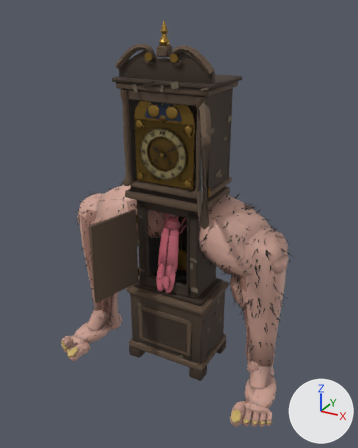
Renders of the glTF model assets/models/entity_clock.glb from each side of a commit.
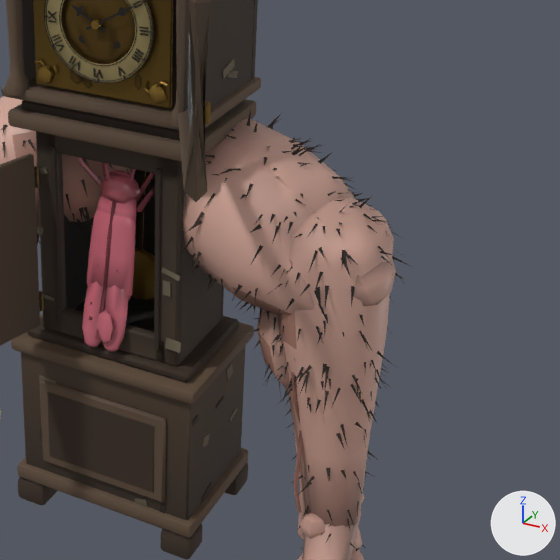
The first picture shows the older version from a 50 mm lens placed at (1.68, -3.03, 2.75), pointed at (0.09, -0.15, 1.31). The close-ups show the older and then the newer version on the part from 34% to 100% of the width and 32% to 85% of the height of that picture. Only the edits that show in the close-ups are written down. Lighting does not change. The marker at lower right points along +X, +Y and +Z. Where no turn or scale is listed for an object, it has been applied to the vertices. Vertices at exactly the same position are counted once.

In view in the first close-up: 'FootL_geo', 'Head_geo', 'HipL_geo', 'HipR_geo', 'Hips_geo', 'HoodDoor_geo', 'KneeL_geo', 'Pendulum_geo', 'Tongue0_geo', 'Tongue1_geo', 'Tongue2_geo', 'TrunkDoor_geo' and 2 more.
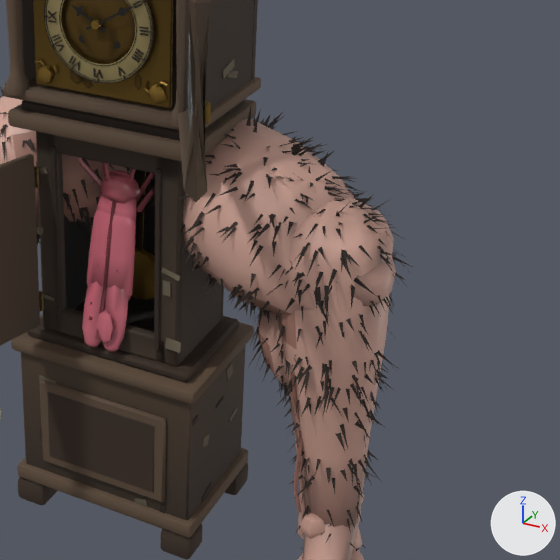
Edits to the bpy script that builds the scene:
```text
Change me_hipl_geo:
    used by ob_hipl_geo; location = (0.276, 0.092, 1.267)
    remove me_hipl_geo.from_pydata(...)  # 1784 vertices, 956 faces; spans x -0.24..0.599, y -0.366..0.269, z -0.384..0.255
    add me_hipl_geo.from_pydata(...)  # 2924 vertices, 1336 faces; spans x -0.258..0.607, y -0.379..0.276, z -0.393..0.288
    me_hipl_geo part 1: the loose piece of 3 vertices spanning x 0.362..0.431, y -0.051..-0.02, z 0.113..0.117 is rebuilt with 3 vertices and now spans x 0.361..0.439, y -0.052..-0.016, z 0.113..0.117
    me_hipl_geo part 2: 475 loose pieces with 1425 vertices, spanning x -0.24..0.599, y -0.366..0.269, z -0.384..0.255, are deleted
    me_hipl_geo part 3: 14 vertices moved within x -0.137..0.547, y -0.257..0.174, z -0.271..0.182; 30 vertices removed from x -0.14..0.569, y -0.316..0.202, z -0.321..0.186; 2595 vertices added at x -0.258..0.607, y -0.379..0.276, z -0.393..0.288
    me_hipl_geo part 4: 230 kept faces spanning x -0.203..0.551, y -0.316..0.22, z -0.323..0.21 get new vertex colours
    other edits to the shape of me_hipl_geo do not show in these pictures
Change me_kneel_geo:
    used by ob_kneel_geo; location = (0.699, -0.05, 1.12)
    remove me_kneel_geo.from_pydata(...)  # 1921 vertices, 1382 faces; spans x -0.282..0.22, y -0.214..0.226, z -1.023..0.276
    add me_kneel_geo.from_pydata(...)  # 2941 vertices, 1722 faces; spans x -0.295..0.227, y -0.228..0.241, z -1.023..0.283
    me_kneel_geo part 5: 1414 vertices moved from x -0.282..0.22, y -0.214..0.226, z -0.979..0.276 to x -0.295..0.227, y -0.221..0.241, z -0.985..0.283; 8 vertices removed from x -0.232..0.044, y -0.028..0.175, z -0.494..-0.332; 1046 vertices added at x -0.29..0.219, y -0.228..0.227, z -0.998..0.249
    me_kneel_geo part 6: 621 kept faces spanning x -0.258..0.227, y -0.217..0.241, z -1.023..0.283 get new vertex colours; the middle colour goes from grey #bcbcbc to grey #bababa
    other edits to the shape of me_kneel_geo do not show in these pictures
```

Location of each change, (x1, y1, x2, y2) in pixels of the close-ups (560 x 560 px; the box of a moved part takes in the faces that stretch with it):
'KneeL_geo', reshaped
    before: (243, 196, 410, 540)
    after: (248, 194, 412, 540)
'HipL_geo', reshaped
    before: (149, 109, 394, 325)
    after: (144, 107, 397, 332)
part 1 of me_hipl_geo, rebuilt
    before: (332, 176, 346, 179)
    after: (332, 176, 355, 179)
part 2 of me_hipl_geo, deleted (mostly hidden)
    before: (149, 109, 394, 325)
part 3 of me_hipl_geo, built on (mostly hidden)
    before: (282, 138, 311, 260)
    after: (144, 107, 397, 332)
part 4 of me_hipl_geo, edited (looks the same)
    both: (183, 130, 355, 315)
part 5 of me_kneel_geo, moved or reshaped
    before: (255, 197, 405, 528)
    after: (248, 194, 407, 528)
part 6 of me_kneel_geo, edited (looks the same)
    both: (258, 196, 410, 539)
